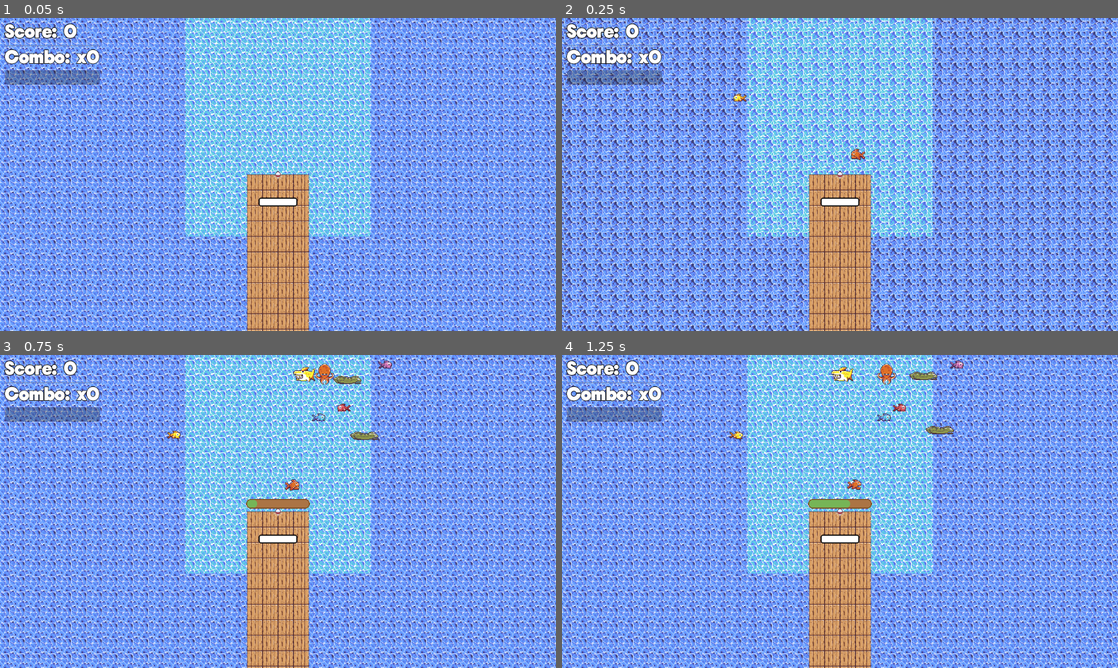
Above: before the commit, frames 1-4 (two rows, left to right).
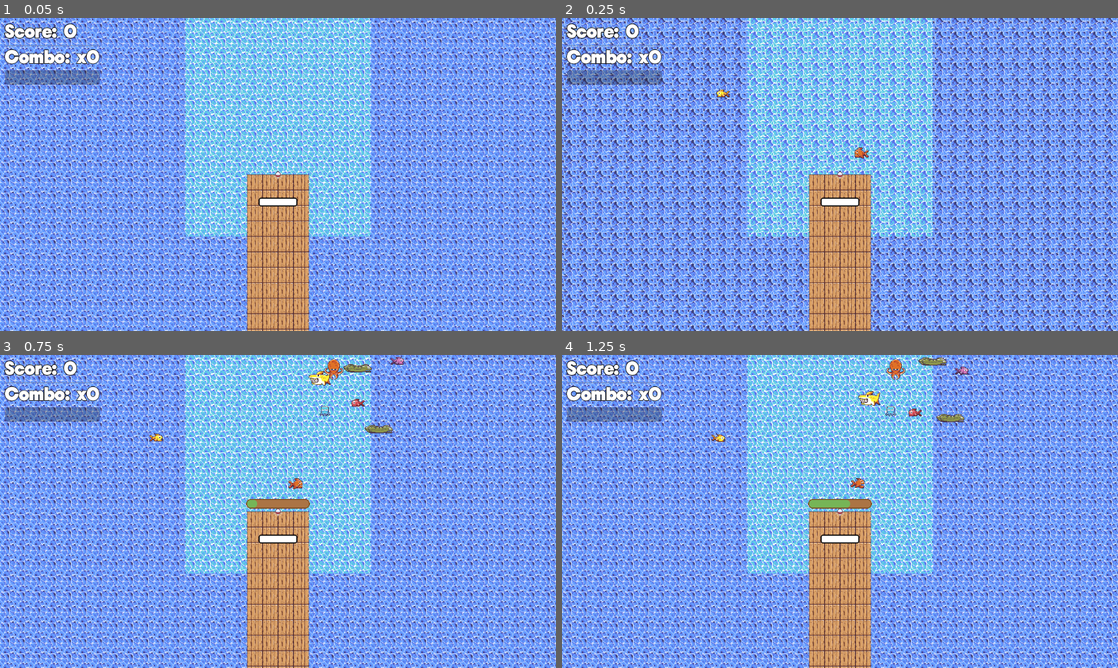
Above: after the commit, the same moments.

Repository: manspider-thatdev/fishing-game
Game: Godot game, scene res://scenes/main.tscn
Two runs of this game, one before a commit and one after it. Both use one fixed random seed, a clock stepped at 60 frames per second and the inputs below.
Inputs:
- Up to frame 1 (0.05 s): no input
- Up to frame 2 (0.25 s): no input
- Up to frame 3 (0.75 s): hold D (right) from 0.53 s (still down); hold Space (space) from 0.53 s (still down)
- Up to frame 4 (1.25 s): keep holding D (right); keep holding Space (space)

Frame 1 is identical in both runs. In frame 2, 0.2% of the frame differs, in the area x 27-56%, y 22-46%; in frame 3, 1.3%; in frame 4, 1.4%, in the area x 26-74%, y 0-44%.

Commit message:
Fixed bug to keep fish in area

Diff:
--- a/assets/data/fish/smallfish/blue_octopus_fish_data.tres
+++ b/assets/data/fish/smallfish/blue_octopus_fish_data.tres
@@ -1,7 +1,7 @@
-[gd_resource type="Resource" script_class="FishData" load_steps=3 format=3 uid="uid://dkw4r5lpkksha"]
+[gd_resource type="Resource" script_class="FishData" load_steps=3 format=3 uid="uid://cdl8csdpxgnyq"]
 
 [ext_resource type="Script" path="res://scripts/fish_data.gd" id="1_qfekf"]
-[ext_resource type="Texture2D" uid="uid://bhqnfhal0jicq" path="res://assets/2d/fish/FishBlue.png" id="2_1rfwn"]
+[ext_resource type="Texture2D" uid="uid://cchmcpoiumxdq" path="res://assets/2d/fish/OctopusSmall.png" id="2_lg44f"]
 
 [resource]
 script = ExtResource("1_qfekf")
@@ -9,8 +9,8 @@
 time_until_move = 2.0
 move_speed = 45.0
 flee_wait = null
-texture2D = ExtResource("2_1rfwn")
+texture2D = ExtResource("2_lg44f")
 anim_frames = 2
 qte_size = 4
 qte_time = 5.0
-name = "Bluejoy"
+name = "Coolhand"
--- a/assets/data/fish/smallfish/purple_star_fish_data.tres
+++ b/assets/data/fish/smallfish/purple_star_fish_data.tres
@@ -12,5 +12,5 @@
 texture2D = ExtResource("2_8fkex")
 anim_frames = 2
 qte_size = 3
-qte_time = 1.0
+qte_time = 2.0
 name = "Etoile-Rose"
--- a/assets/data/fish/smallfish/yellow_star_fish_data.tres
+++ b/assets/data/fish/smallfish/yellow_star_fish_data.tres
@@ -12,5 +12,5 @@
 texture2D = ExtResource("2_b4irc")
 anim_frames = 2
 qte_size = 3
-qte_time = 1.0
+qte_time = 2.0
 name = "Starlet"
--- a/project.godot
+++ b/project.godot
@@ -21,6 +21,7 @@
 
 [display]
 
+window/size/mode=2
 window/stretch/mode="viewport"
 
 [input]
--- a/scenes/main.tscn
+++ b/scenes/main.tscn
@@ -41,7 +41,7 @@
 [node name="FishParent" type="Node2D" parent="."]
 script = ExtResource("2_wj0nw")
 FishDatas = Array[ExtResource("3_trnot")]([ExtResource("4_xpbyi"), ExtResource("5_uvikw"), ExtResource("6_ybffd"), ExtR …(444 unchanged characters)…
-spawn_area = Rect2(-220, -640, 440, 640)
+spawn_area = Rect2(-260, -688, 520, 688)
 FISH_CAP = 15
 
 [node name="Ocean" parent="." instance=ExtResource("3_3r3hx")]
--- a/scripts/fish.gd
+++ b/scripts/fish.gd
@@ -77,8 +77,7 @@
 	var magnitude := rng.randf_range(0, potential) # adds variety by not always going max-distance
 	var t_pos := direction * magnitude
 	# Out-of-bounds Checking/Handling
-	t_pos = t_pos.clamp(swimming_rect.position, swimming_rect.end)
-	idle_target.position = t_pos + position
+	idle_target.position = (t_pos + position).clamp(swimming_rect.position, swimming_rect.end)
 	return idle_target
 
 
Not shown: 1 places in assets/data/fish/smallfish/purple_star_fish_data.tres that only renumber resources
Not shown: 1 places in assets/data/fish/smallfish/yellow_star_fish_data.tres that only renumber resources
Not shown: 1 places in scenes/main.tscn that only renumber resources
